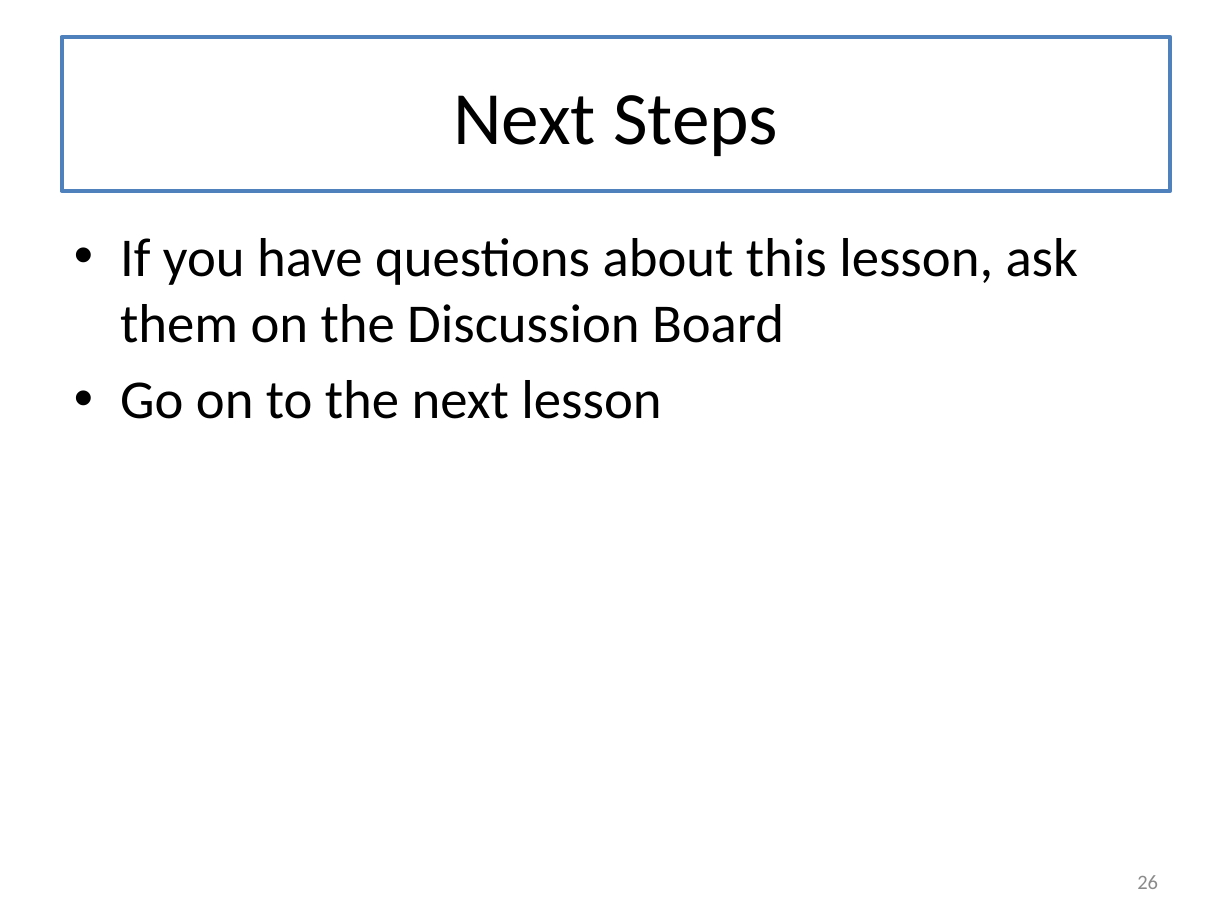
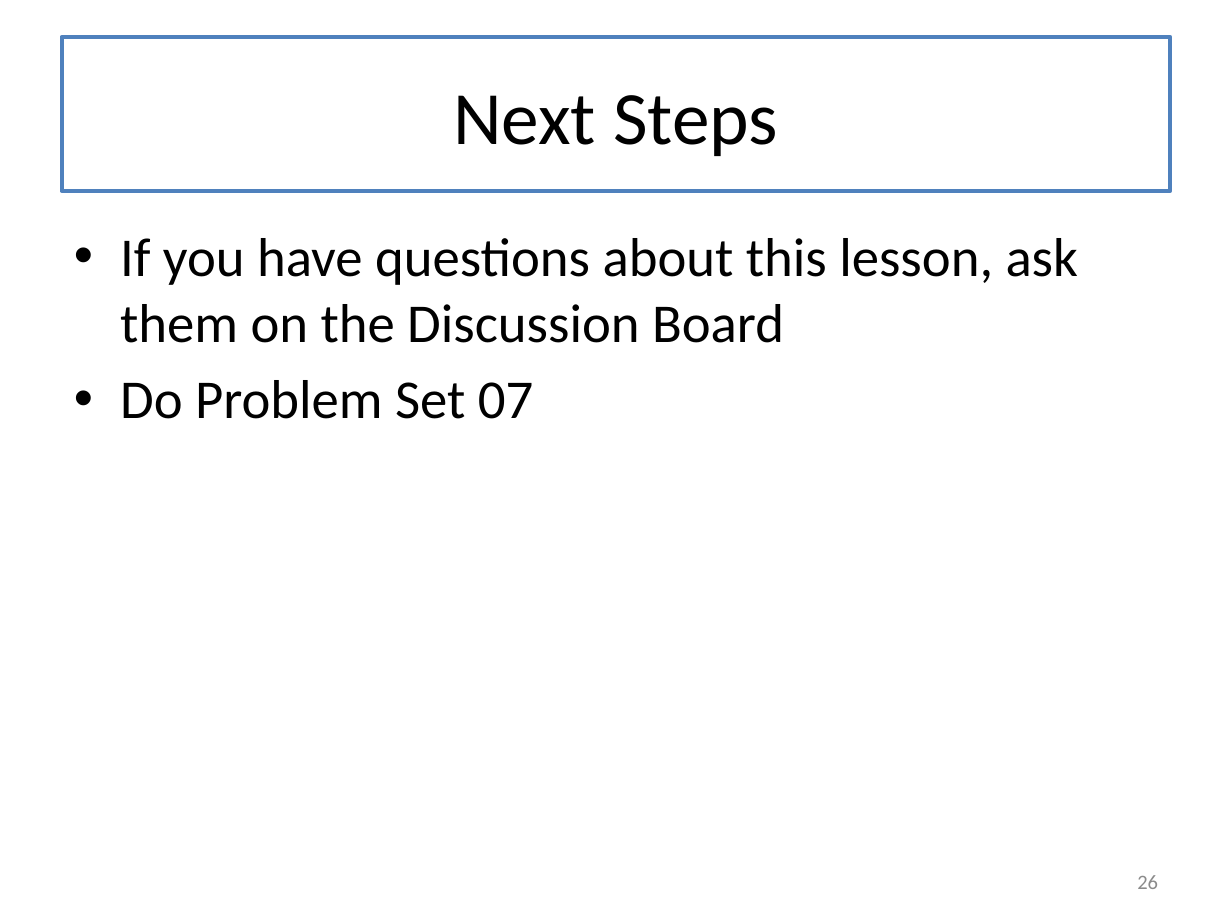
Before and after one commit to mwand/cs5010f16, a slide deck: slide 26 of Slides/Lesson 7.5 Foldr and Foldl.pptx. Drawn at 1232x924 pixels with LibreOffice and Linux fonts; fonts in the diff are those of the drawing. Boxes give left, top, right and bottom in pixels: in the first picture for what was removed or moved away, otherwise in the second. Text is boxed around its words. In the diff, an @@ line names an element or a change of style, - is before the commit and + after.

```diff
--- a/Slides/Lesson 7.5 Foldr and Foldl.pptx
+++ b/Slides/Lesson 7.5 Foldr and Foldl.pptx
@@ text at [120, 380, 533, 419]: text changed @@
-• Go on to the next lesson
+• Do Problem Set 07
```
Also in this commit, not shown: 9 other slides changed, 9 other files.
